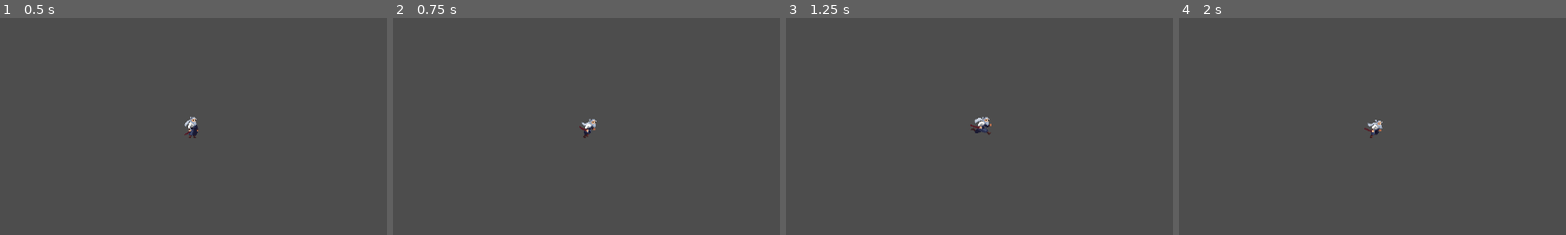
Above: before the commit, frames 1-4 (left to right).
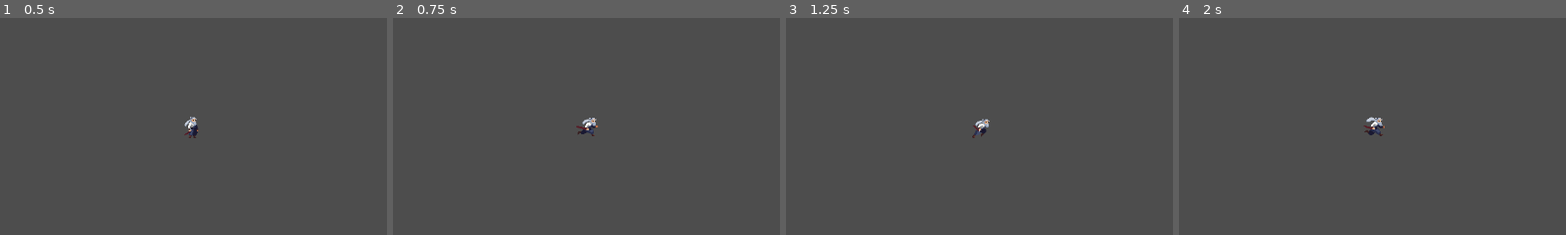
Above: after the commit, the same moments.

Repository: Sylvvs/teknik-fagsuge-1
Game: Godot game, scene res://scenes/player.tscn
Same seed, same stepped clock (60 frames per second), same inputs: the game is played once before the commit and once after it. The project has no main scene, so this scene is started directly.
Inputs:
- Up to frame 1 (0.5 s): no input
- Up to frame 2 (0.75 s): hold Right (ui_right) from 0.53 s (still down)
- Up to frame 3 (1.25 s): keep holding Right (ui_right); tap Up (ui_up) at 0.77 s
- Up to frame 4 (2 s): keep holding Right (ui_right); tap Up (ui_up) at 1.52 s
The pictures show only the part of the screen within x 25-75%, y 25-75%; the shares and areas given below are measured in that part.

Frame 1 is identical in both runs. In frame 2, 0.2% of the frame differs, in the area x 47-53%, y 45-56%; in frame 3, 0.3%; in frame 4, 0.3%, in the area x 47-54%, y 45-56%.

Commit message:
speed fixing animation
fixed the animation running speed

Diff:
--- a/scenes/player.gd
+++ b/scenes/player.gd
@@ -32,8 +32,10 @@
 			sprite.flip_h = true
 		else:
 			sprite.flip_h = false
+		ap.speed_scale = 2.7
 		ap.play('walk')
 	if velocity.x == 0 and velocity.y == 0:
+		ap.speed_scale = 1
 		ap.play('idle')
 
 
--- a/scenes/player.tscn
+++ b/scenes/player.tscn
@@ -1,8 +1,7 @@
 [gd_scene load_steps=10 format=3 uid="uid://dg2swnia0xlws"]
 
-[ext_resource type="Script" path="res://scenes/player.gd" id="1_3vyb7"]
+[ext_resource type="Script" uid="uid://1nf7lmjpy803" path="res://scenes/player.gd" id="1_3vyb7"]
 [ext_resource type="Texture2D" uid="uid://bux03maxcmlpd" path="res://sprites/player sprites/IDLE.png" id="2_g2els"]
-[ext_resource type="Script" uid="uid://byuoki2og5fl3" path="res://scenes/playercamera.gd" id="3_qhqgy"]
 [ext_resource type="Texture2D" uid="uid://blxwdg8k1f8s8" path="res://sprites/player sprites/RUN.png" id="3_qhqgy"]
 
 [sub_resource type="CapsuleShape2D" id="CapsuleShape2D_qhqgy"]
Not shown: 1 places in scenes/forest.tscn that only renumber resources
